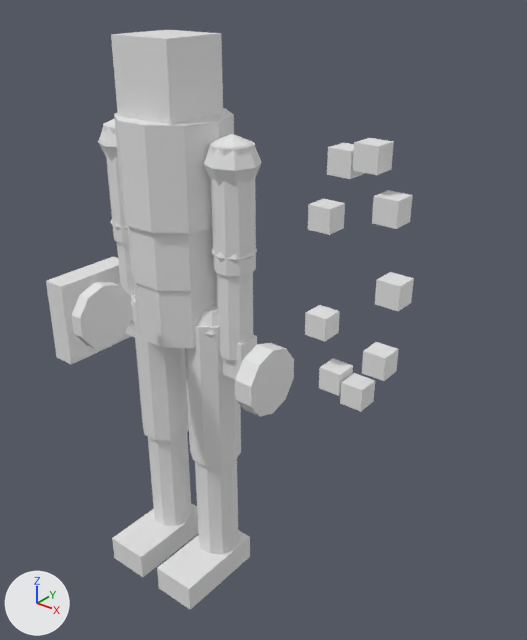
A saved change to the glTF model assets/persona/CAIRN_avatar_v2_LOD1.glb.
The view is the same before and after, from a camera (50 mm lens) standing at (1.429, -1.404, 1.855) and looking at (0.308, -0.003, 0.986). Lighting does not change. The marker at lower left points along +X, +Y and +Z. The picture after the commit comes second.

The scene before the commit, as lines of its bpy script (objects in view):
```python
me_cairn_body = bpy.data.meshes.new('CAIRN_Body')
me_cairn_body.from_pydata(...)  # 660 vertices, 1164 faces; spans x -0.4..0.75, y -0.39..0.15, z 0.0..1.7
ob_cairn_body_lod1 = bpy.data.objects.new('CAIRN_Body_LOD1', me_cairn_body)
ob_cairn_body_lod1.location = (0.0, 0.0, 0.0)
```
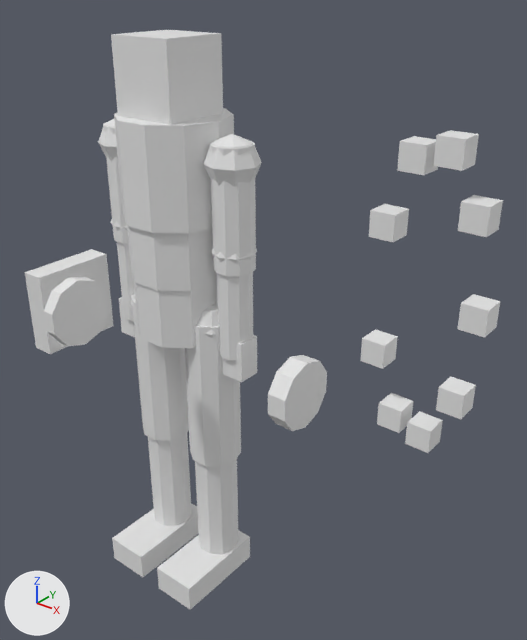
Commit message: cairn: DF-PERSONA-10 avatar v2r3封版+18项规范自检表(15✓/1△/2✗)+未解项停止盲改

Where the change shows, as pixel boxes [x1, y1, x2, y2] in the pictures (527 x 640 px; the box of a moved part takes in the faces that stretch with it):
'CAIRN_Body_LOD1', reshaped (30% wider)
    before: [46, 30, 414, 610]
    after: [25, 30, 503, 610]
part 1 of me_cairn_body, moved or reshaped
    before: [46, 256, 131, 365]
    after: [25, 249, 114, 354]
part 2 of me_cairn_body, moved or reshaped
    before: [305, 305, 340, 341]
    after: [369, 204, 409, 242]
part 3 of me_cairn_body, moved or reshaped
    before: [235, 138, 414, 416]
    after: [268, 130, 503, 453]
part 4 of me_cairn_body, moved or reshaped
    before: [72, 282, 132, 349]
    after: [44, 277, 108, 346]

What changed in the scene script:
```text
Change me_cairn_body:
    used by ob_cairn_body_lod1; location = (0.0, 0.0, 0.0)
    remove me_cairn_body.from_pydata(...)  # 660 vertices, 1164 faces; spans x -0.4..0.75, y -0.39..0.15, z 0.0..1.7
    add me_cairn_body.from_pydata(...)  # 668 vertices, 1176 faces; spans x -0.51..0.95, y -0.47..0.15, z 0.0..1.7
    me_cairn_body part 1: the loose piece of 8 vertices spanning x -0.4..-0.32, y -0.19..0.08, z 0.71..0.98 is moved by (-0.11, 0.0, 0.0)
    me_cairn_body part 2: the loose piece of 8 vertices spanning x 0.5..0.56, y -0.08..-0.02, z 1.03..1.09 is moved by (0.16, 0.0, 0.29)
    me_cairn_body part 3
    10 vertices are removed from x 0.33..0.39, y -0.15..0.0, z 0.77..0.94
    25 faces are deleted
    8 vertices in x 0.55..0.61, y -0.08..-0.02, z 0.9..0.96 move by (0.11, 0.0, 0.12)
    8 vertices in x 0.61..0.67, y -0.08..-0.02, z 0.88..0.94 move by (0.11, 0.0, -0.02)
    8 vertices in x 0.67..0.73, y -0.08..-0.02, z 0.98..1.04 move by (0.13, 0.0, -0.14)
    8 vertices in x 0.69..0.75, y -0.08..-0.02, z 1.17..1.23 move by (0.17, 0.0, -0.21)
    8 vertices in x 0.67..0.73, y -0.08..-0.02, z 1.36..1.42 move by (0.22, 0.0, -0.19)
    8 vertices in x 0.61..0.67, y -0.08..-0.02, z 1.46..1.52 move by (0.25, 0.0, -0.08)
    26 vertices move from x 0.33..0.61, y -0.08..0.03, z 0.75..1.5 to x 0.44..0.86, y -0.15..-0.02, z 0.75..1.56
    4 vertices are added at (0.44, 0.0, 0.77), (0.44, 0.03, 0.81), (0.44, 0.03, 0.88), (0.44, 0.0, 0.92)
    6 new vertices lie (0.06, 0.0, 0.0) away from vertices in x 0.33..0.44, y -0.06..0.03, z 0.77..0.94
    25 new faces join them
    me_cairn_body part 4
    10 vertices are removed from x -0.02..0.02, y -0.39..-0.25, z 0.95..1.11
    25 faces are deleted
    10 vertices move from x -0.02..0.02, y -0.3..-0.21, z 0.93..1.11 to x -0.02..0.02, y -0.47..-0.38, z 0.97..1.15
    4 vertices are added at (-0.02, -0.33, 0.99), (-0.02, -0.29, 1.03), (-0.02, -0.29, 1.09), (-0.02, -0.33, 1.13)
    6 new vertices lie (0.04, 0.0, 0.0) away from vertices in x -0.02, y -0.33..-0.25, z 0.99..1.13
    25 new faces join them
    other edits to the shape of me_cairn_body do not show in these pictures
```
